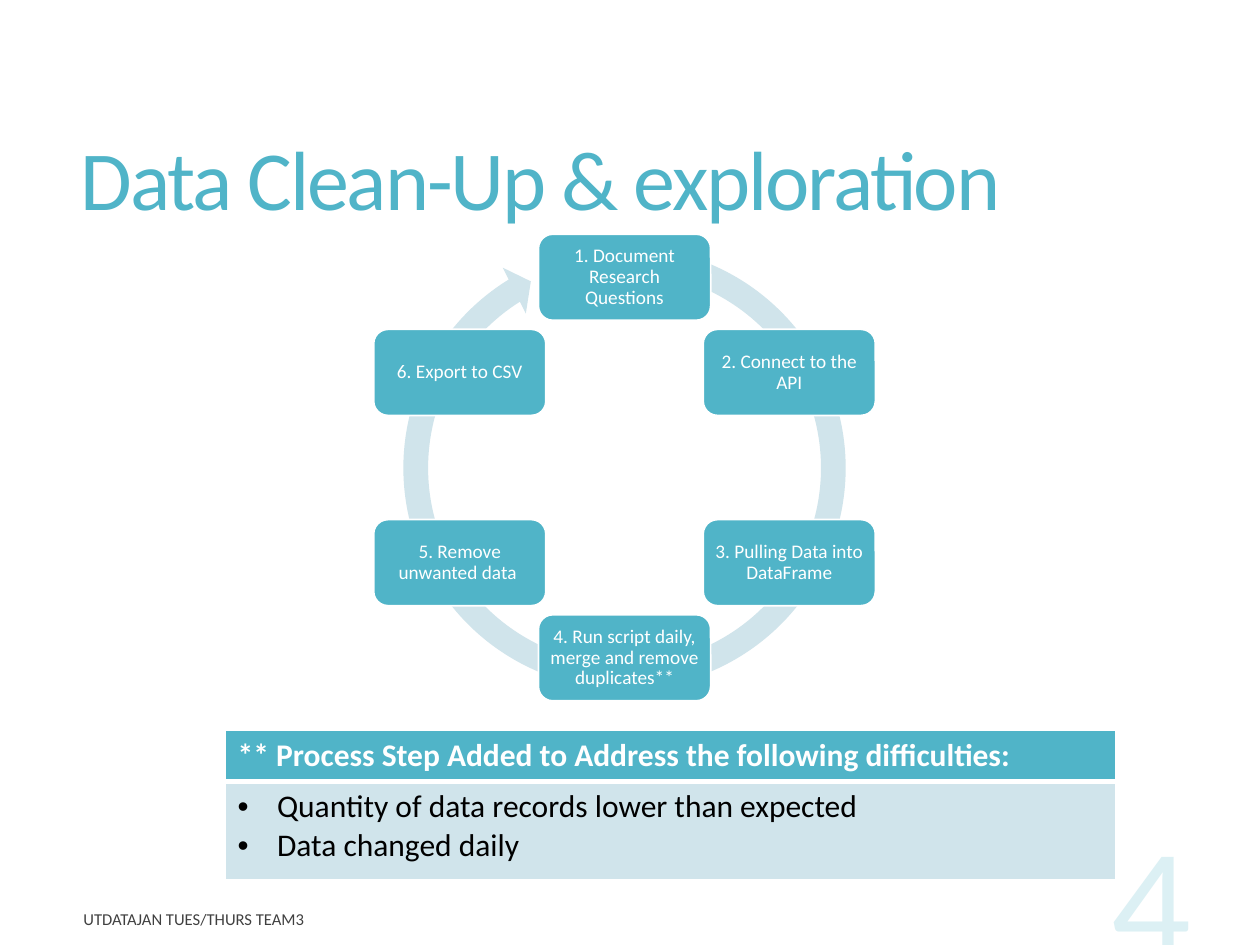
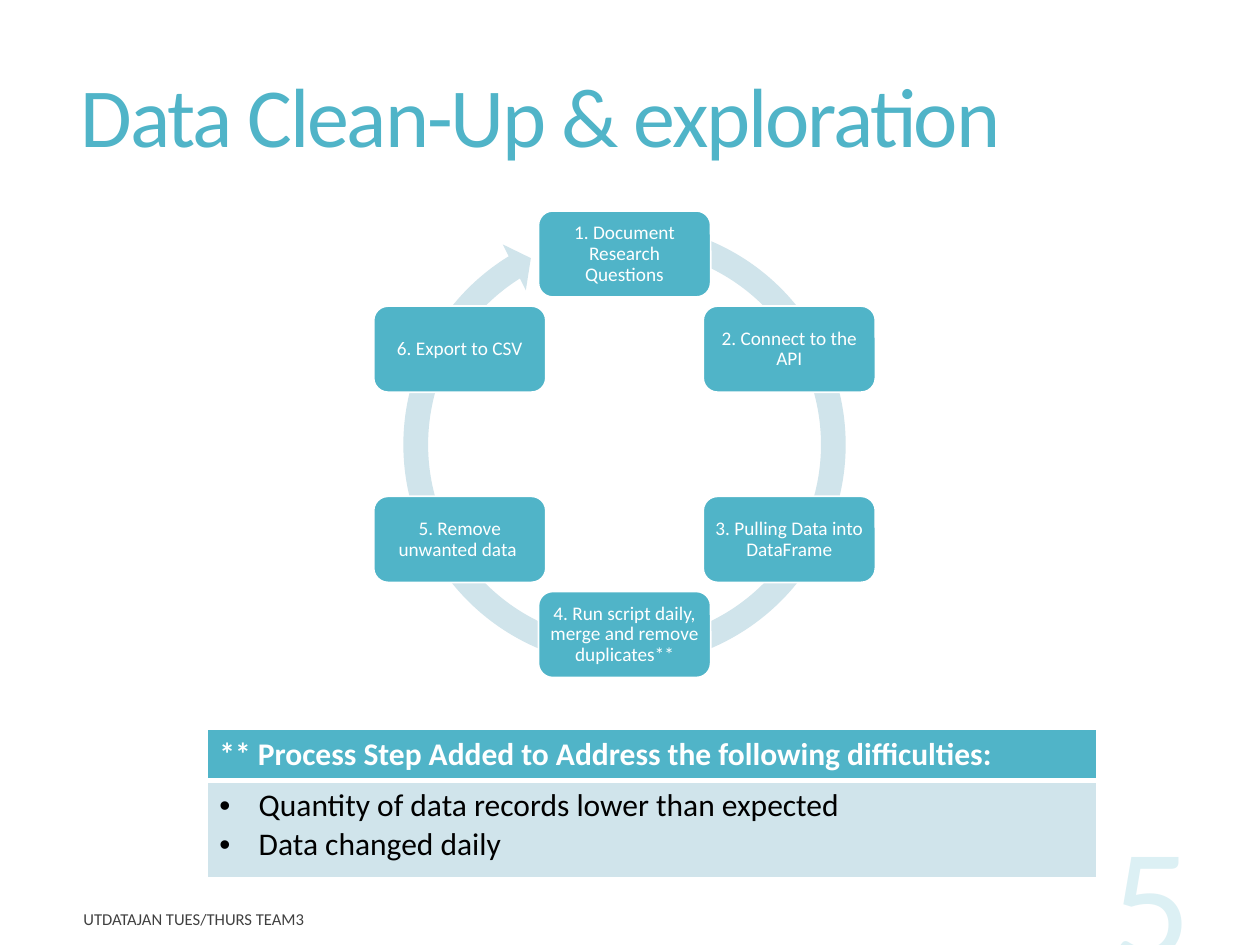
Before and after one commit to rupalimayekar/ProjectWattpad, a slide deck: slide 5 of WattpadPrez.pptx (slide 4 before the commit). Drawn at 1260x945 pixels with LibreOffice and Linux fonts; fonts in the diff are those of the drawing. Boxes give left, top, right and bottom in pixels: in the first picture for what was removed or moved away, otherwise in the second. Text is boxed around its words. In the diff, an @@ line names an element or a change of style, - is before the commit and + after.

```diff
--- a/WattpadPrez.pptx
+++ b/WattpadPrez.pptx
@@ title "Data Clean-Up & exploration" at (81,88,1001,161): vertical alignment middle to top @@
@@ 6 texts, 6 rounded rectangles, 1 circular arrow: place and size @@
-6 texts, 6 rounded rectangles, 1 circular arrow at (374,233,876,702)
+6 texts, 6 rounded rectangles, 1 circular arrow at (374,210,876,679)
@@ table: place and size @@
-table at (226,731,1116,879)
+table at (207,730,1097,878)
@@ page number at (901,804,1203,945): text changed @@
-4
+5
```
Also in this commit, not shown: 7 other slides changed, 2 slides added, 1 slide removed, 19 other files.
